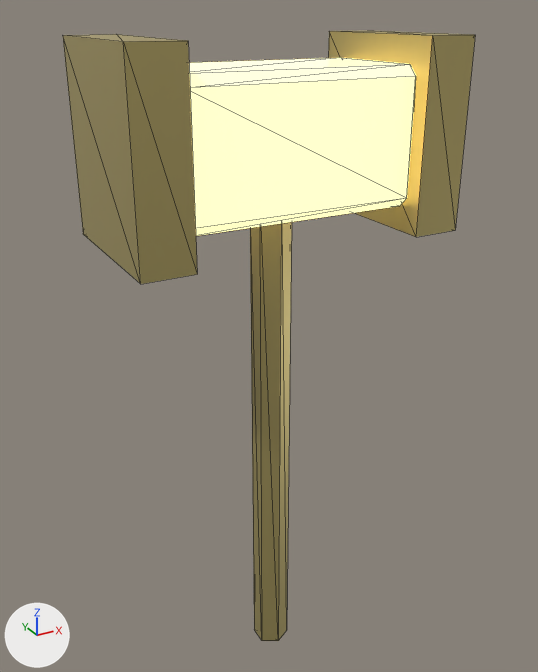
Renders of the glTF model public/assets/parts/dc_abs_hammer.glb from each side of a commit.
The view is the same before and after, from a 50 mm camera at (-0.422, -0.763, 0.776) aimed at (0.01, 0.023, 0.383). The axes (+X, +Y, +Z) are drawn at lower left. The lights are the same throughout. The older version comes first. Mesh edges are drawn as thin lines. Where no turn or scale is listed for an object, it has been applied to the vertices. Vertices at exactly the same position are counted once.

Names of what the first picture shows: 'part.dc_abs_hammer'.
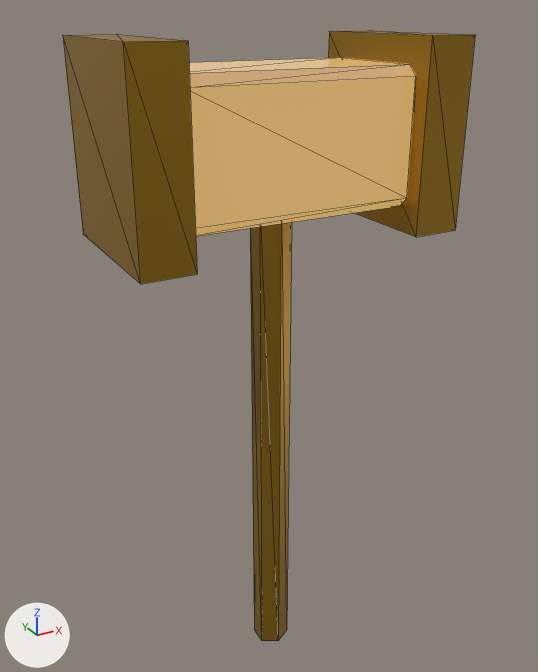
Pixel boxes (x1, y1, x2, y2) of what changed, in the pictures (538 x 672 px):
part 1 of me_deep_kit, recoloured (darker)
    both: (63, 30, 475, 641)
part 2 of me_deep_kit, recoloured (beige to orange)
    both: (189, 57, 416, 236)

What the commit changed:
Material 'dc_crystal_2a2060_ffd070_0.55' (mat_dc_crystal_2a2060_ffd070_0_55) is new.
Its base color is (0.0232, 0.0144, 0.117) (dark blue #2a2060).
Its metallic is 0.1.
Its roughness is 0.18.
Its emission color is (0.55, 0.347, 0.0891) (orange #c49f54).
Its emission strength is 1.0.
Material 'dc_metal_a8801f__1.0' (mat_dc_metal_a8801f__1_0) is new.
Its base color is (0.392, 0.216, 0.0137) (yellow #a8801f).
Its metallic is 0.7.
Its roughness is 0.42.
me_deep_kit has 52 vertices, 88 faces and spans x -0.2..0.2, y -0.1..0.1, z -0.425..0.425.
me_deep_kit is used by ob_part_dc_abs_hammer; location (0.0, 0.0, 0.325).
me_deep_kit part 1: all 44 faces that had it switch from mat_dc_metal_c8b878__1_0 (yellow #c8b878) to mat_dc_metal_a8801f__1_0 (yellow #a8801f).
me_deep_kit part 2: all 44 faces that had it switch from mat_dc_crystal_e8d8a0_ffe49a_1_5 (beige #e8d8a0, glowing yellow #ffe49a) to mat_dc_crystal_2a2060_ffd070_0_55 (dark blue #2a2060, glowing orange #c49f54).
